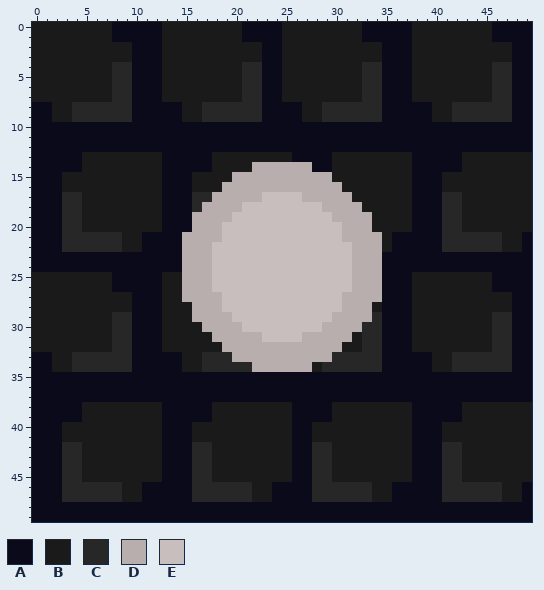
Two versions of one pixel-art sprite, assets/Button.png. The picture above is the old version.
The file is 50x50 pixels.
Palette (. is transparent): A #0a0a1a  B #1a1a1a  C #272727  D #b8aeae  E #c8bebe
Pixels before (only the part around the change), first column x 0:
 0 BBBBBBBBAAAAABBBBBBBBAAAABBBBBBBBAAAAABBBB
 1 BBBBBBBBAAAAABBBBBBBBAAAABBBBBBBBAAAAABBBB
 2 BBBBBBBBBBAAABBBBBBBBBBAABBBBBBBBBBAAABBBB
 3 BBBBBBBBBBAAABBBBBBBBBBAABBBBBBBBBBAAABBBB
 4 BBBBBBBBCCAAABBBBBBBBCCAABBBBBBBBCCAAABBBB
 5 BBBBBBBBCCAAABBBBBBBBCCAABBBBBBBBCCAAABBBB
 6 BBBBBBBBCCAAABBBBBBBBCCAABBBBBBBBCCAAABBBB
 7 BBBBBBBBCCAAABBBBBBBBCCAABBBBBBBBCCAAABBBB
 8 AABBCCCCCCAAAAABBCCCCCCAAAABBCCCCCCAAAAABB
 9 AABBCCCCCCAAAAABBCCCCCCAAAABBCCCCCCAAAAABB
10 AAAAAAAAAAAAAAAAAAAAAAAAAAAAAAAAAAAAAAAAAA
11 AAAAAAAAAAAAAAAAAAAAAAAAAAAAAAAAAAAAAAAAAA
12 AAAAAAAAAAAAAAAAAAAAAAAAAAAAAAAAAAAAAAAAAA
13 AAAAABBBBBBBBAAAAABBBBBBBBAAAABBBBBBBBAAAA
14 AAAAABBBBBBBBAAAAABBBBDDDDDDAABBBBBBBBAAAA
15 AAABBBBBBBBBBAAABBBBDDDDDDDDDDBBBBBBBBAAAB
16 AAABBBBBBBBBBAAABBBDDDDDDDDDDDDBBBBBBBAAAB
17 AAACCBBBBBBBBAAACCDDDDDEEEEDDDDDBBBBBBAAAC
18 AAACCBBBBBBBBAAACDDDDEEEEEEEEDDDDBBBBBAAAC
19 AAACCBBBBBBBBAAADDDDEEEEEEEEEEDDDDBBBBAAAC
20 AAACCBBBBBBBBAAADDDEEEEEEEEEEEEDDDBBBBAAAC
21 AAACCCCCCBBAAAADDDDEEEEEEEEEEEEDDDDBAAAAAC
22 AAACCCCCCBBAAAADDDEEEEEEEEEEEEEEDDDBAAAAAC
23 AAAAAAAAAAAAAAADDDEEEEEEEEEEEEEEDDDAAAAAAA
24 AAAAAAAAAAAAAAADDDEEEEEEEEEEEEEEDDDAAAAAAA
25 BBBBBBBBAAAAABBDDDEEEEEEEEEEEEEEDDDAAABBBB
26 BBBBBBBBAAAAABBDDDEEEEEEEEEEEEEEDDDAAABBBB
27 BBBBBBBBBBAAABBDDDDEEEEEEEEEEEEDDDDAAABBBB
28 BBBBBBBBBBAAABBBDDDEEEEEEEEEEEEDDDBAAABBBB
29 BBBBBBBBCCAAABBBDDDDEEEEEEEEEEDDDDCAAABBBB
30 BBBBBBBBCCAAABBBBDDDDEEEEEEEEDDDDCCAAABBBB
31 BBBBBBBBCCAAABBBBBDDDDDEEEEDDDDDBCCAAABBBB
32 BBBBBBBBCCAAABBBBBBDDDDDDDDDDDDBBCCAAABBBB
33 AABBCCCCCCAAAAABBCCCDDDDDDDDDDCCCCCAAAAABB
34 AABBCCCCCCAAAAABBCCCCCDDDDDDBCCCCCCAAAAABB
35 AAAAAAAAAAAAAAAAAAAAAAAAAAAAAAAAAAAAAAAAAA
36 AAAAAAAAAAAAAAAAAAAAAAAAAAAAAAAAAAAAAAAAAA
37 AAAAAAAAAAAAAAAAAAAAAAAAAAAAAAAAAAAAAAAAAA
38 AAAAABBBBBBBBAAAAABBBBBBBBAAAABBBBBBBBAAAA
39 AAAAABBBBBBBBAAAAABBBBBBBBAAAABBBBBBBBAAAA
40 AAABBBBBBBBBBAAABBBBBBBBBBAABBBBBBBBBBAAAB
41 AAABBBBBBBBBBAAABBBBBBBBBBAABBBBBBBBBBAAAB
42 AAACCBBBBBBBBAAACCBBBBBBBBAACCBBBBBBBBAAAC
43 AAACCBBBBBBBBAAACCBBBBBBBBAACCBBBBBBBBAAAC
44 AAACCBBBBBBBBAAACCBBBBBBBBAACCBBBBBBBBAAAC
45 AAACCBBBBBBBBAAACCBBBBBBBBAACCBBBBBBBBAAAC
46 AAACCCCCCBBAAAAACCCCCCBBAAAACCCCCCBBAAAAAC
47 AAACCCCCCBBAAAAACCCCCCBBAAAACCCCCCBBAAAAAC
48 AAAAAAAAAAAAAAAAAAAAAAAAAAAAAAAAAAAAAAAAAA
49 AAAAAAAAAAAAAAAAAAAAAAAAAAAAAAAAAAAAAAAAAA
The result:
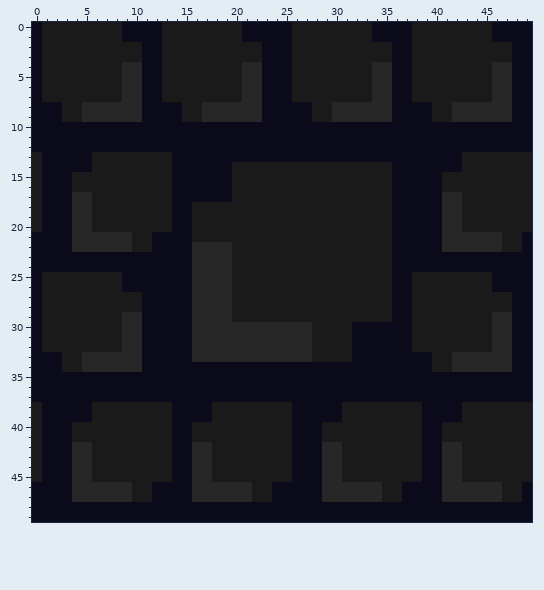
Author's note on the commit: Updated pressure plate
Change:
Colour B becomes colour A in rows 0 to 7 at x 0 and 25; in rows 8 to 9 at x 2 and 27; in row 13 at x 5, 18 to 25 and 30 to 37; in row 14 at x 5, 18 to 19 and 36 to 37; in row 15 at x 3, 16 to 19 and 36 to 37; in row 16 at x 3, 16 to 18 and 36 to 37.
Colour B becomes colour A in rows 17 to 20 at x 36 to 37; in rows 25 to 27 at x 0 and 13 to 14; in rows 28 to 30 at x 0 and 13 to 15; in rows 31 to 32 at x 0, 13 to 15 and 32; in row 33 at x 2 and 15; in row 34 at x 2, 15 to 16 and 28.
Colour B becomes colour A in rows 38 to 39 at x 5 and 30; in rows 40 to 41 at x 3 and 28.
Colour C becomes colour A in row 17 at x 3 and 16 to 17; in rows 18 to 22 at x 3; in rows 30 to 32 at x 33 to 34; in row 33 at x 32 to 34; in row 34 at x 17 to 21 and 29 to 34; in rows 42 to 47 at x 3 and 28.
Colour D becomes colour A in row 16 at x 19; in row 17 at x 18 to 19; in rows 21 to 27 at x 15; in row 30 at x 32; in row 34 at x 22 to 27.
Colour A becomes colour B in rows 0 to 1 at x 8 and 33; in rows 2 to 3 at x 10 and 35; in row 13 at x 0 and 13; in row 14 at x 0, 13 and 28 to 29; in rows 15 to 20 at x 0 and 13; in rows 21 to 22 at x 11.
Colour A becomes colour B in rows 23 to 24 at x 35; in rows 25 to 26 at x 8 and 35; in rows 27 to 28 at x 10 and 35; in row 29 at x 35; in rows 38 to 45 at x 0, 13 and 38; in rows 46 to 47 at x 11 and 36.
Colour C becomes colour B in rows 4 to 7 at x 8 and 33; in rows 8 to 9 at x 4 and 29; in row 18 at x 16; in row 29 at x 8 and 34; in rows 30 to 32 at x 8; in row 33 at x 4 and 30 to 31.
Colour C becomes colour B in row 34 at x 4.
Colour D becomes colour B in row 14 at x 22 to 27; in row 15 at x 20 to 29; in row 16 at x 20 to 30; in row 17 at x 20 to 22 and 27 to 31; in row 18 at x 17 to 20 and 29 to 32; in row 19 at x 16 to 19 and 30 to 33.
Colour D becomes colour B in row 20 at x 16 to 18 and 31 to 33; in row 21 at x 16 to 18 and 31 to 34; in rows 22 to 26 at x 32 to 34; in row 27 at x 31 to 34; in row 28 at x 31 to 33; in row 29 at x 30 to 33.
Colour D becomes colour B in row 30 at x 29 to 31; in row 31 at x 28 to 31; in row 32 at x 28 to 30; in row 33 at x 28 to 29.
Colour E becomes colour B in row 17 at x 23 to 26; in row 18 at x 21 to 28; in row 19 at x 20 to 29; in rows 20 to 21 at x 19 to 30; in rows 22 to 26 at x 20 to 31; in rows 27 to 28 at x 20 to 30.
Colour E becomes colour B in row 29 at x 20 to 29; in row 30 at x 28.
Colour A becomes colour C in rows 4 to 9 at x 10 and 35; in rows 29 to 34 at x 10.
Colour B becomes colour C in rows 17 to 20 at x 5; in rows 21 to 22 at x 9; in row 30 at x 16; in row 31 at x 16 to 17; in row 32 at x 16 to 18; in row 33 at x 16.
Colour B becomes colour C in rows 42 to 45 at x 5 and 30; in rows 46 to 47 at x 9 and 34.
Colour D becomes colour C in rows 22 to 26 at x 16 to 17; in rows 27 to 28 at x 16 to 18; in row 29 at x 16 to 19; in row 30 at x 17 to 20; in row 31 at x 18 to 22 and 27; in row 32 at x 19 to 27.
Colour D becomes colour C in row 33 at x 20 to 27.
Colour E becomes colour C in rows 22 to 26 at x 18 to 19; in rows 27 to 28 at x 19; in row 30 at x 21 to 27; in row 31 at x 23 to 26.
Boxes around the changes in both pictures, in picture pixels (x1, y1, x2, y2):
changed: (32, 22, 422, 502)
